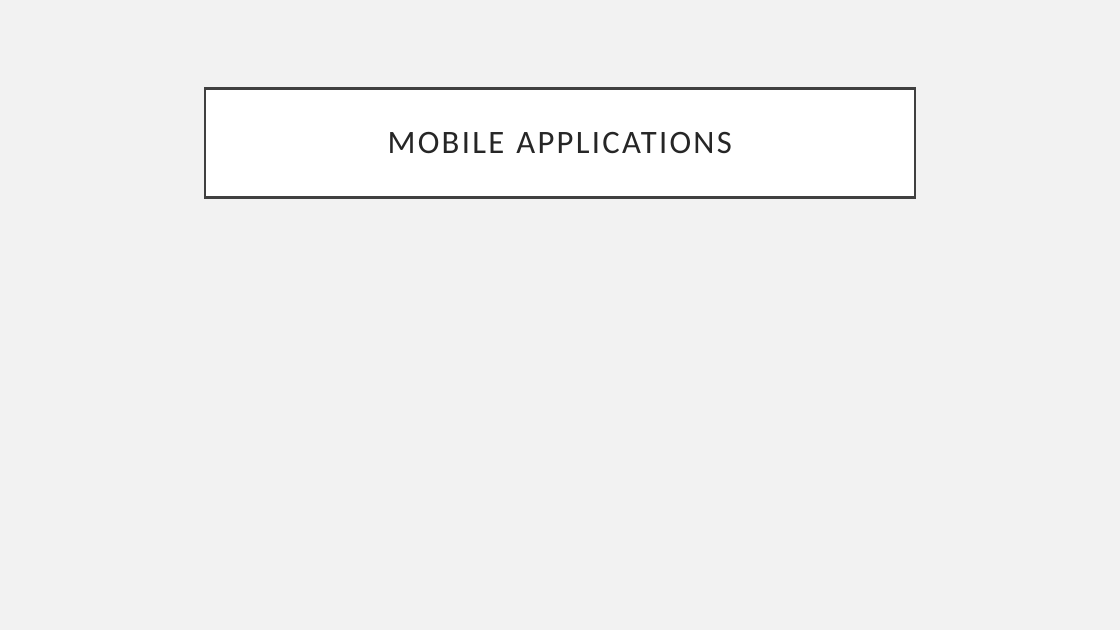
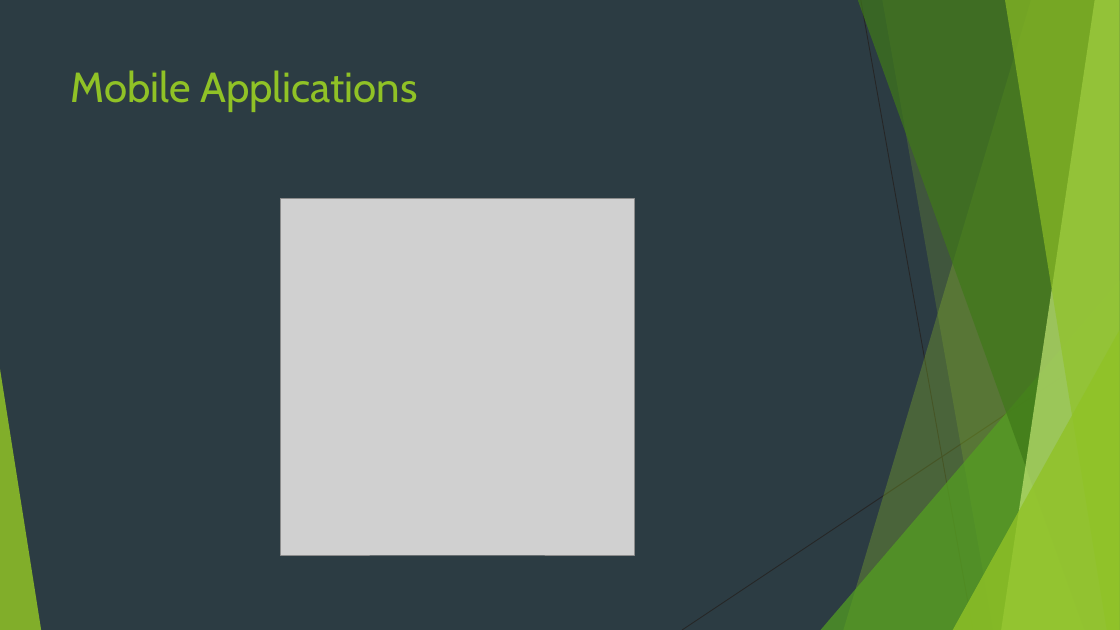
Before and after one commit to hexa-decim8/ISBPM, a slide deck: slide 8 of Class_Materials/Week_1/Day_3/ISBPM w1d3.pptx. Drawn at 1120x630 pixels with LibreOffice and Linux fonts; fonts in the diff are those of the drawing; grey boxes stand for pictures. Boxes give left, top, right and bottom in pixels: in the first picture for what was removed or moved away, otherwise in the second. Text is boxed around its words. In the diff, an @@ line names an element or a change of style, - is before the commit and + after.

```diff
--- a/Class_Materials/Week_1/Day_3/ISBPM w1d3.pptx
+++ b/Class_Materials/Week_1/Day_3/ISBPM w1d3.pptx
@@ background #F2F2F2 to #2C3C43 @@
@@ title "Mobile Applications": place and size @@
-title "Mobile Applications" at <box>205,88,915,197</box>
+title "Mobile Applications" at <box>71,70,417,112</box>
@@ title "Mobile Applications" at <box>71,70,417,112</box>: vertical alignment middle to top; fill #FFFFFF to none; outline #404040 2.5 pt to none @@
@@ title at <box>71,70,417,112</box>: text changed; size 28 to 36 pt; font Calibri to Cabin; text colour #262626 to #90C226 @@
-MOBILE APPLICATIONS
+Mobile Applications
@@ picture added at <box>280,198,634,555</box> @@
@@ group added at <box>0,0,1120,630</box>: 5 freeform shapes, 3 triangles, 2 lines @@
```
Also in this commit, not shown: 16 other slides changed, 3 slides added, 1 slide removed, 1 other file.
